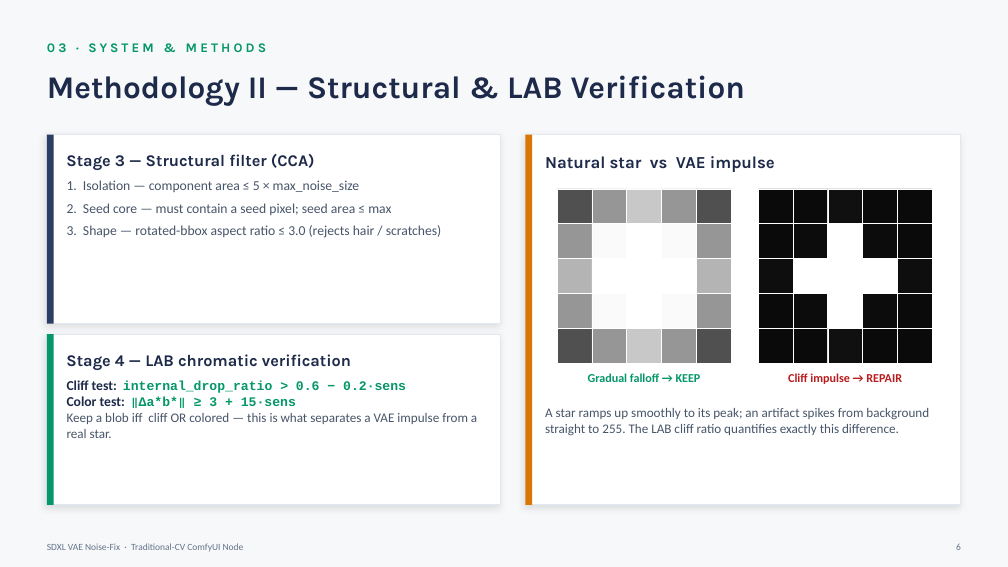
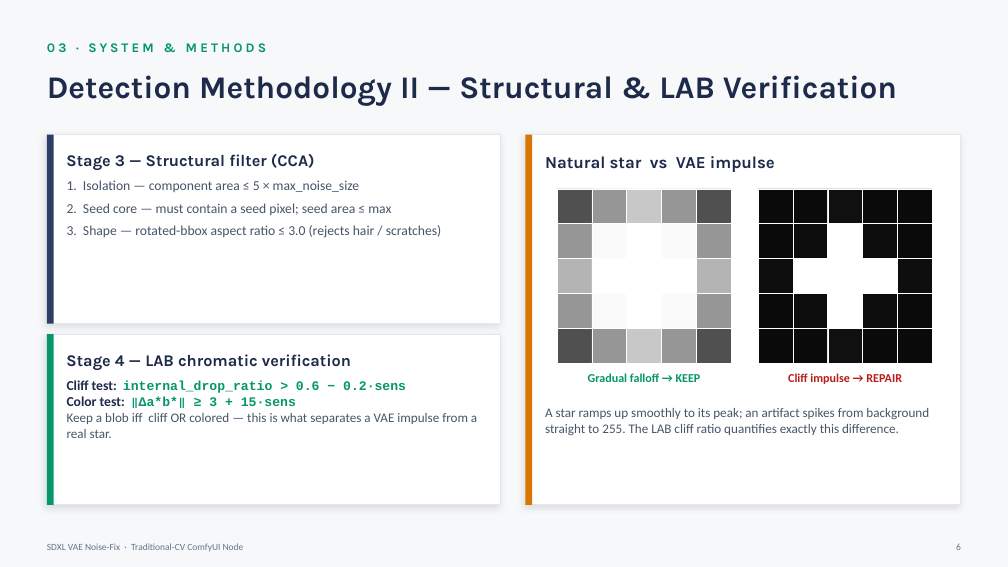
Before and after one commit to megrez33281/ComfyUI-VAE-Noise-Fix, a slide deck: slide 6 of VAE_NoiseFix_Final_Presentation.pptx. Drawn at 1008x567 pixels with LibreOffice and Linux fonts; fonts in the diff are those of the drawing. Boxes give left, top, right and bottom in pixels: in the first picture for what was removed or moved away, otherwise in the second. Text is boxed around its words. In the diff, an @@ line names an element or a change of style, - is before the commit and + after.

```diff
--- a/VAE_NoiseFix_Final_Presentation.pptx
+++ b/VAE_NoiseFix_Final_Presentation.pptx
@@ text at (47,75,897,106): text changed @@
-Methodology II — Structural & LAB Verification
+Detection Methodology II — Structural & LAB Verification
```
Also in this commit, not shown: 2 other slides changed, 1 slide removed, 5 other files.
